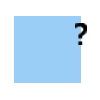
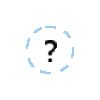
Two versions of the same layered image (w=100, h=100). Layer-by-layer changes:
painted on "Background" over [14, 16, 87, 83]
